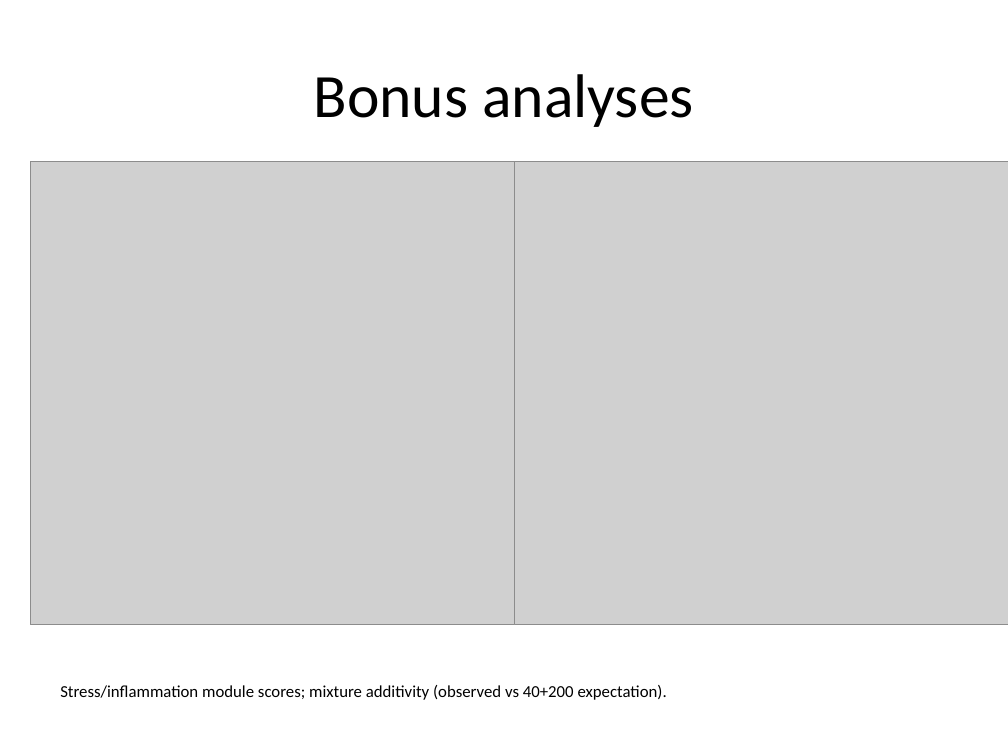
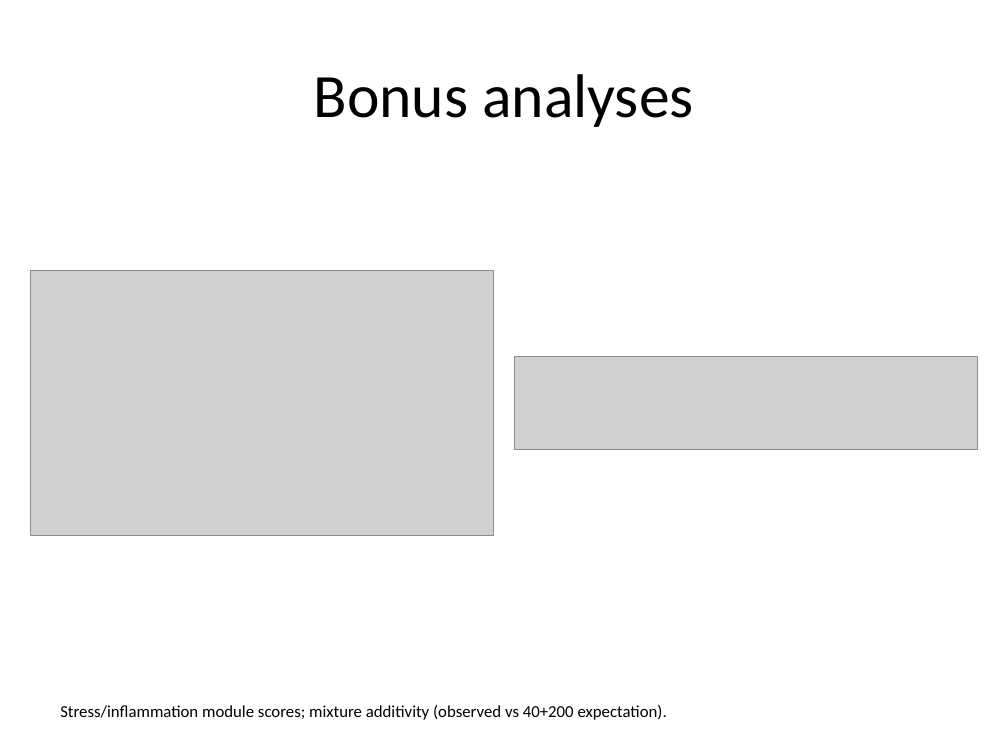
Before and after one commit to MegatronJeremy/ANOA-ANO, a slide deck: slide 10 of results/slides/GI_nanoplastic.pptx. Drawn at 1008x756 pixels with LibreOffice and Linux fonts; fonts in the diff are those of the drawing; grey boxes stand for pictures. Boxes give left, top, right and bottom in pixels: in the first picture for what was removed or moved away, otherwise in the second. Text is boxed around its words. In the diff, an @@ line names an element or a change of style, - is before the commit and + after.

Commit message:
fix: slide figures no longer overflow / overlap
_figure_slide sized pictures by height only, so landscape figures (violin
strips 3.75:1, mixture-additivity 5:1) rendered far wider than the slide and
spilled off the edge / overlapped in the two-up layout -- all 12 deck figures
overflowed.

New _place_fit scales each image to FIT its box by whichever dimension binds
(width or height), preserving aspect ratio, and centres it. Verified: 0
pictures exceed the 10x7.5in slide bounds. Deck rebuilt from the current
results/full/figures/ (also fixes the stale-figures issue).

```diff
--- a/results/slides/GI_nanoplastic.pptx
+++ b/results/slides/GI_nanoplastic.pptx
@@ picture: place and size @@
-picture at bbox=[30, 161, 842, 625]
+picture at bbox=[30, 271, 494, 536]
@@ picture: place and size @@
-picture at bbox=[514, 161, 1008, 625]
+picture at bbox=[514, 357, 978, 450]
@@ text "Stress/inflammation module scores; mixture additivity ...": place and size @@
-text "Stress/inflammation module scores; mixture additivity ..." at bbox=[60, 685, 667, 700]
+text "Stress/inflammation module scores; mixture additivity ..." at bbox=[60, 705, 667, 720]
```
Also in this commit, not shown: 5 other slides changed, 1 other file.
